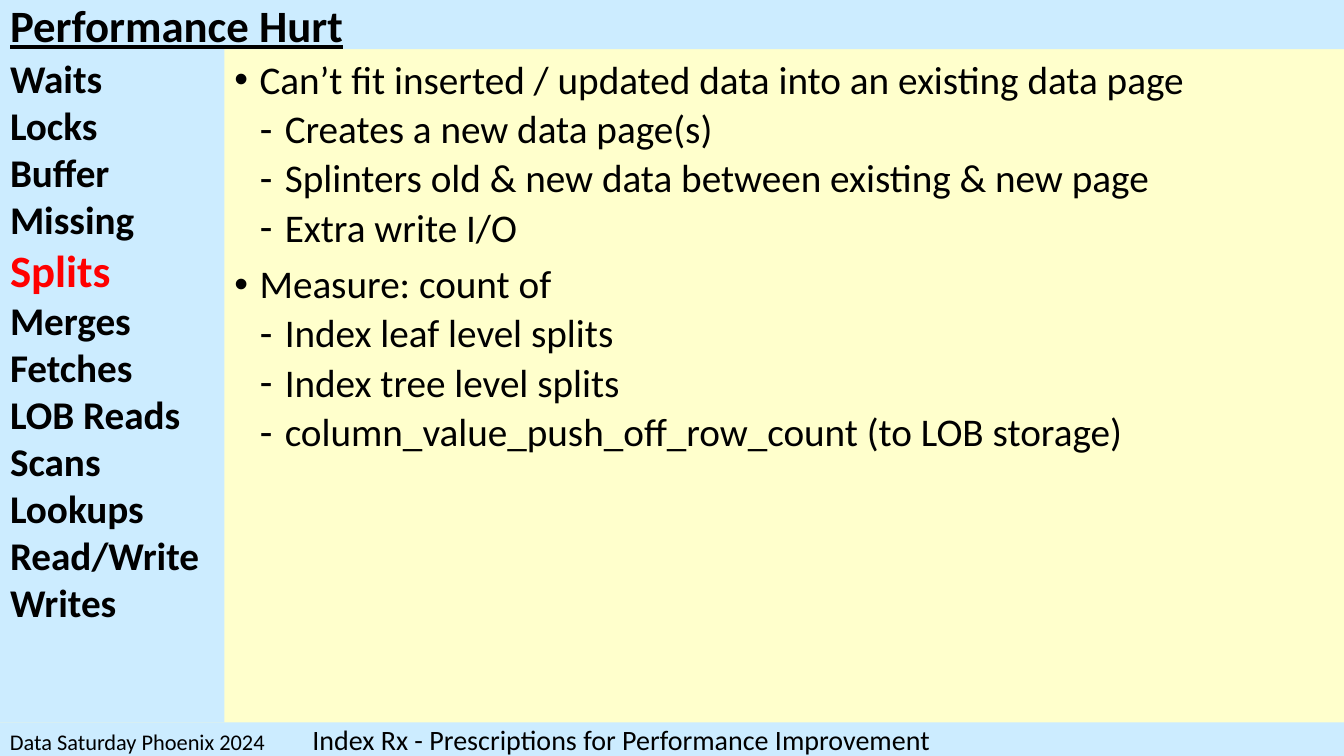
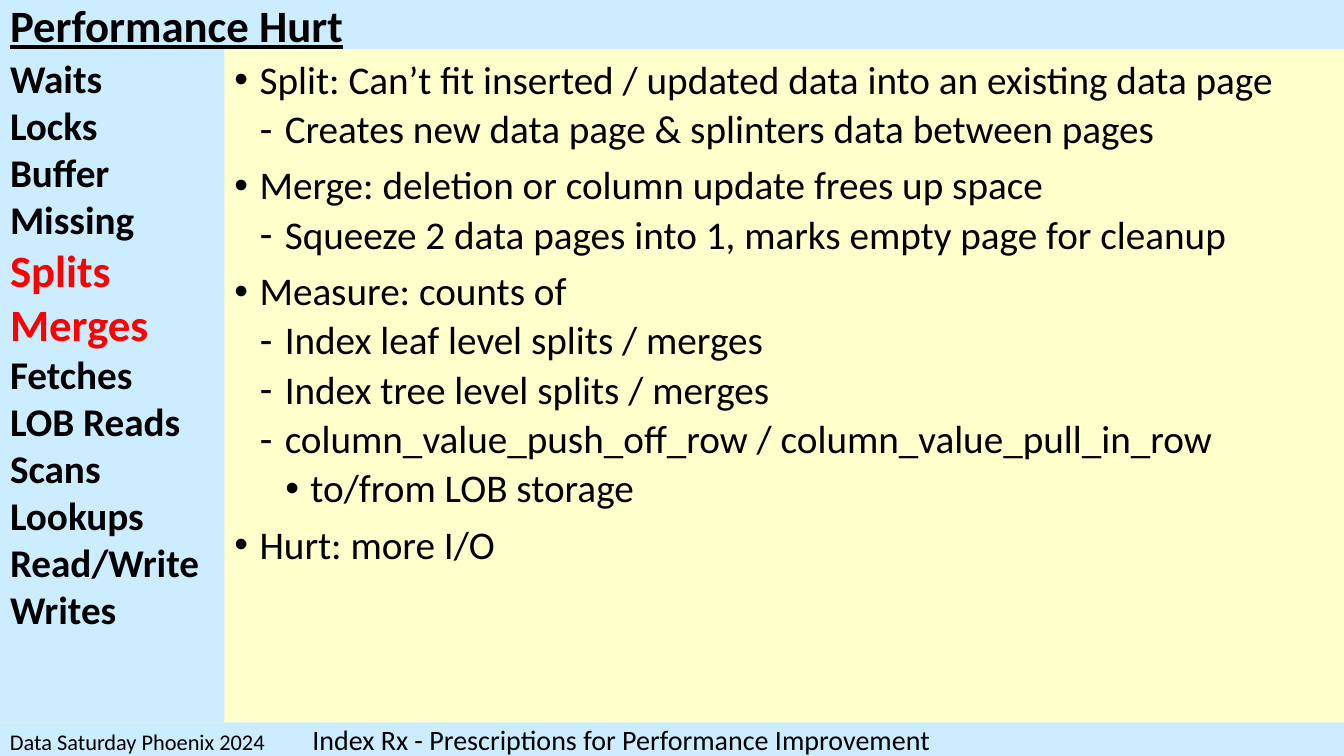
Before and after one commit to SQLXL/SQLXL, a slide deck: slide 16 of SQLXL_Index.pptx (slide 20 before the commit). Drawn at 1344x756 pixels with LibreOffice and Linux fonts; fonts in the diff are those of the drawing. Boxes give left, top, right and bottom in pixels: in the first picture for what was removed or moved away, otherwise in the second. Text is boxed around its words. In the diff, an @@ line names an element or a change of style, - is before the commit and + after.

Commit message:
Data Saturday Phoenix 2024
Data Saturday Phoenix 2024

```diff
--- a/SQLXL_Index.pptx
+++ b/SQLXL_Index.pptx
@@ text at (260,66,1273,561): text changed @@
-• Can’t fit inserted / updated data into an existing data page
-  ‐ Creates a new data page(s)
-  ‐ Splinters old & new data between existing & new page
-  ‐ Extra write I/O
-• Measure: count of
-  ‐ Index leaf level splits
-  ‐ Index tree level splits
-  ‐ column_value_push_off_row_count (to LOB storage)
+• Split: Can’t fit inserted / updated data into an existing data page
+  ‐ Creates new data page & splinters data between pages
+• Merge: deletion or column update frees up space
+  ‐ Squeeze 2 data pages into 1, marks empty page for cleanup
+• Measure: counts of
+  ‐ Index leaf level splits / merges
+  ‐ Index tree level splits / merges
+  ‐ column_value_push_off_row / column_value_pull_in_row
+    • to/from LOB storage
+• Hurt: more I/O
@@ text in rectangle at (10,312,148,349): size 28 to 32 pt, text colour #000000 to #FF0000 in "Merges" @@
```
Also in this commit, not shown: 44 other slides changed, 1 slide added, 10 slides removed, 1 other file.
